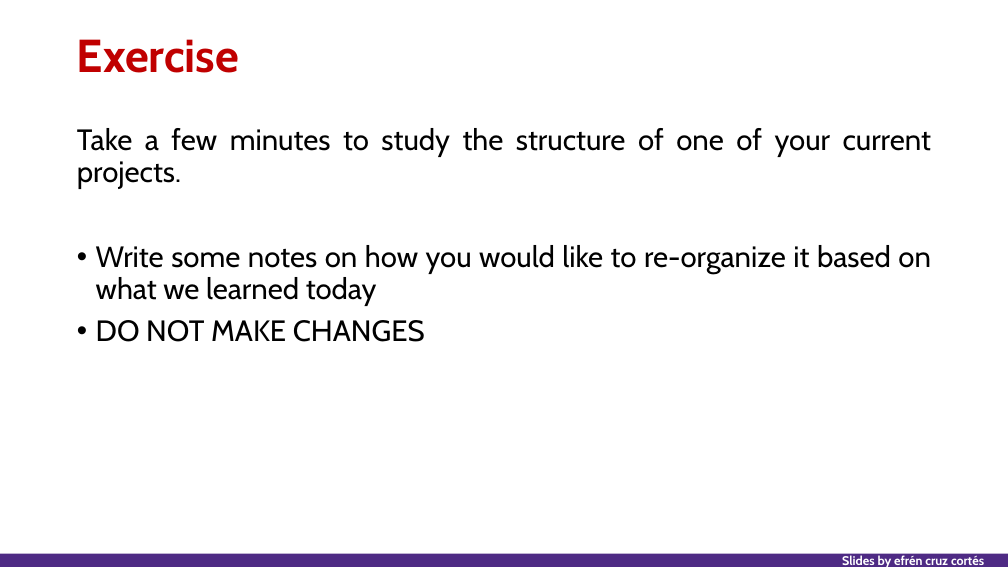
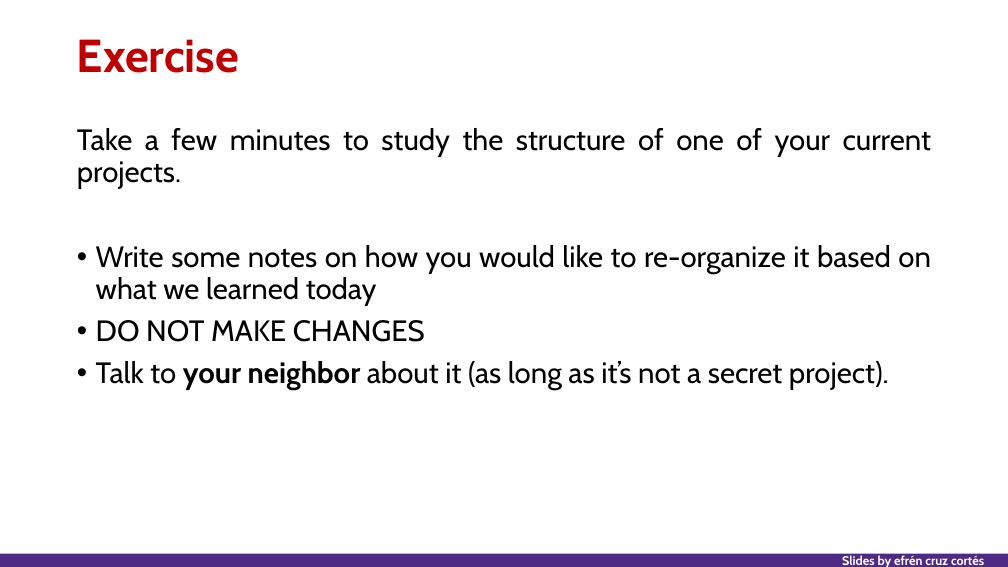
Before and after one commit to nuitrcs/researchers_guide_to_code_organization, a slide deck: slide 101 of researchers_guide_to_code_organization_day_1.pptx (slide 98 before the commit). Drawn at 1008x567 pixels with LibreOffice and Linux fonts; fonts in the diff are those of the drawing. Boxes give left, top, right and bottom in pixels: in the first picture for what was removed or moved away, otherwise in the second. Text is boxed around its words. In the diff, an @@ line names an element or a change of style, - is before the commit and + after.

```diff
--- a/researchers_guide_to_code_organization_day_1.pptx
+++ b/researchers_guide_to_code_organization_day_1.pptx
@@ text at (x1=96, y1=361, x2=889, y2=390): paragraph added @@
+• Talk to your neighbor about it (as long as it’s not a secret project).
```
Also in this commit, not shown: 12 other slides changed, 3 slides added, 4 other files.
